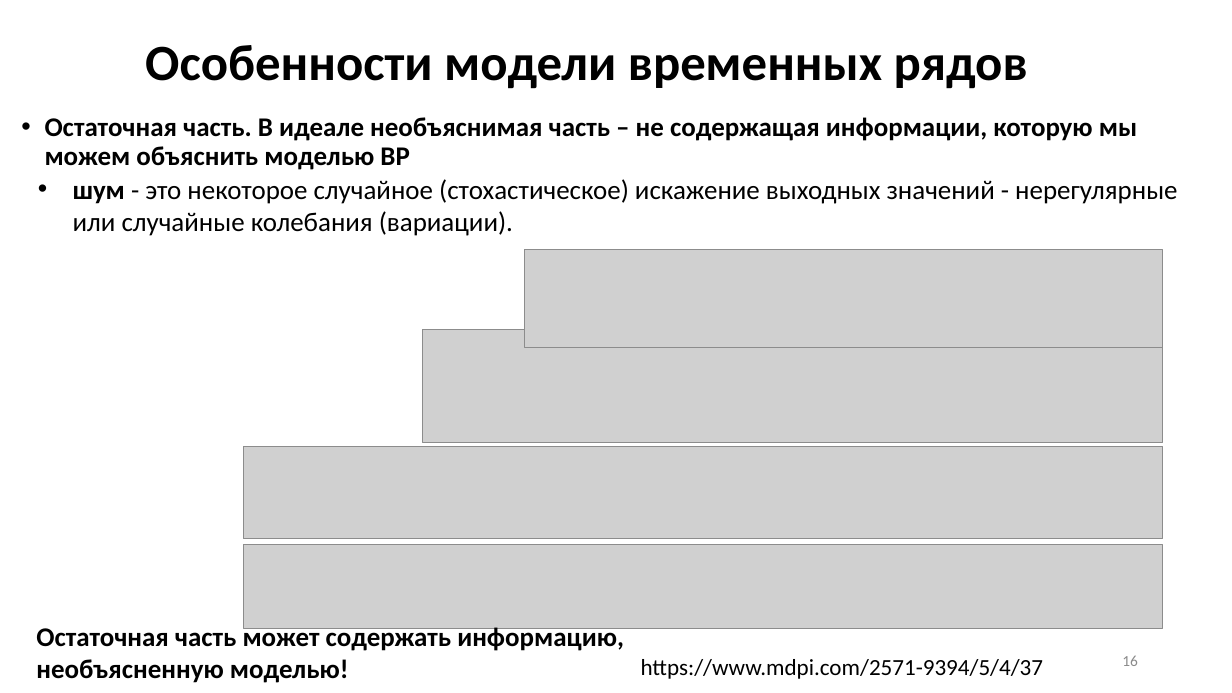
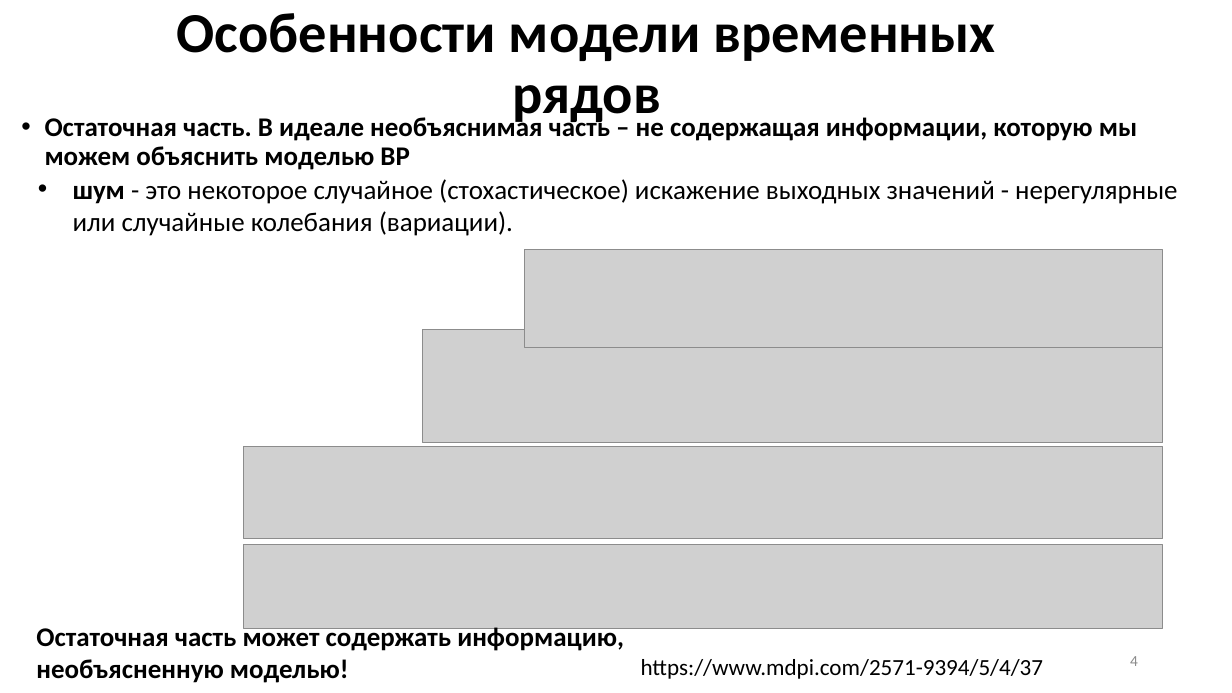
Before and after one commit to MVRonkin/TimeSeriesCourse, a slide deck: slide 4 of 2025/01 Введение во ВР [Автосохраненный].pptx (slide 16 before the commit). Drawn at 1232x693 pixels with LibreOffice and Linux fonts; fonts in the diff are those of the drawing; grey boxes stand for pictures. Boxes give left, top, right and bottom in pixels: in the first picture for what was removed or moved away, otherwise in the second. Text is boxed around its words. In the diff, an @@ line names an element or a change of style, - is before the commit and + after.

```diff
--- a/2025/01 Введение во ВР [Автосохраненный].pptx
+++ b/2025/01 Введение во ВР [Автосохраненный].pptx
@@ title "Особенности модели временных рядов" at bbox=[177, 13, 996, 126]: size 39.6 to 44 pt @@
@@ page number at bbox=[1130, 656, 1138, 666]: text changed @@
-16
+4
```
Also in this commit, not shown: 11 other slides changed, 23 slides removed, 4 other files.
